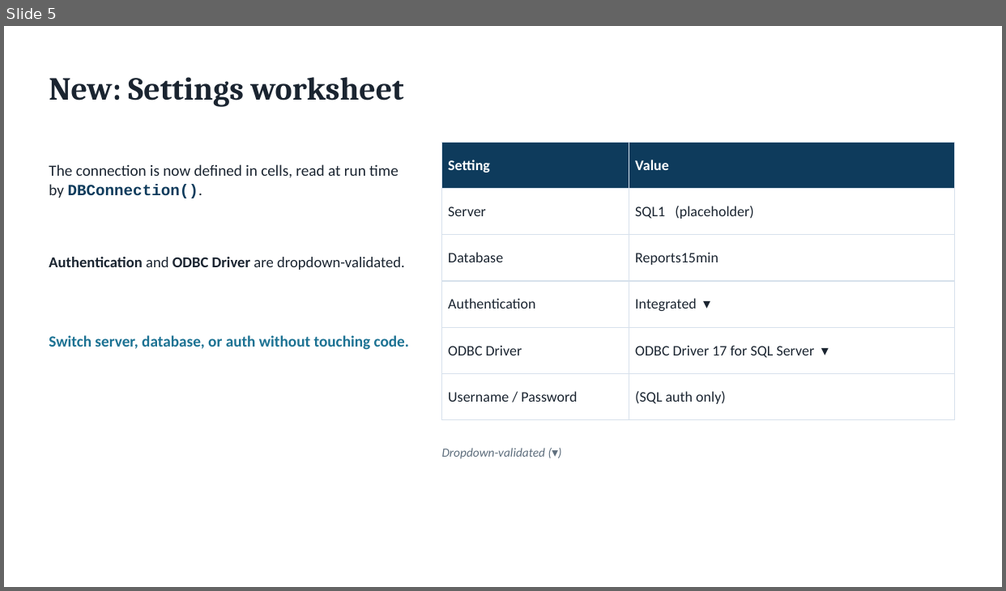
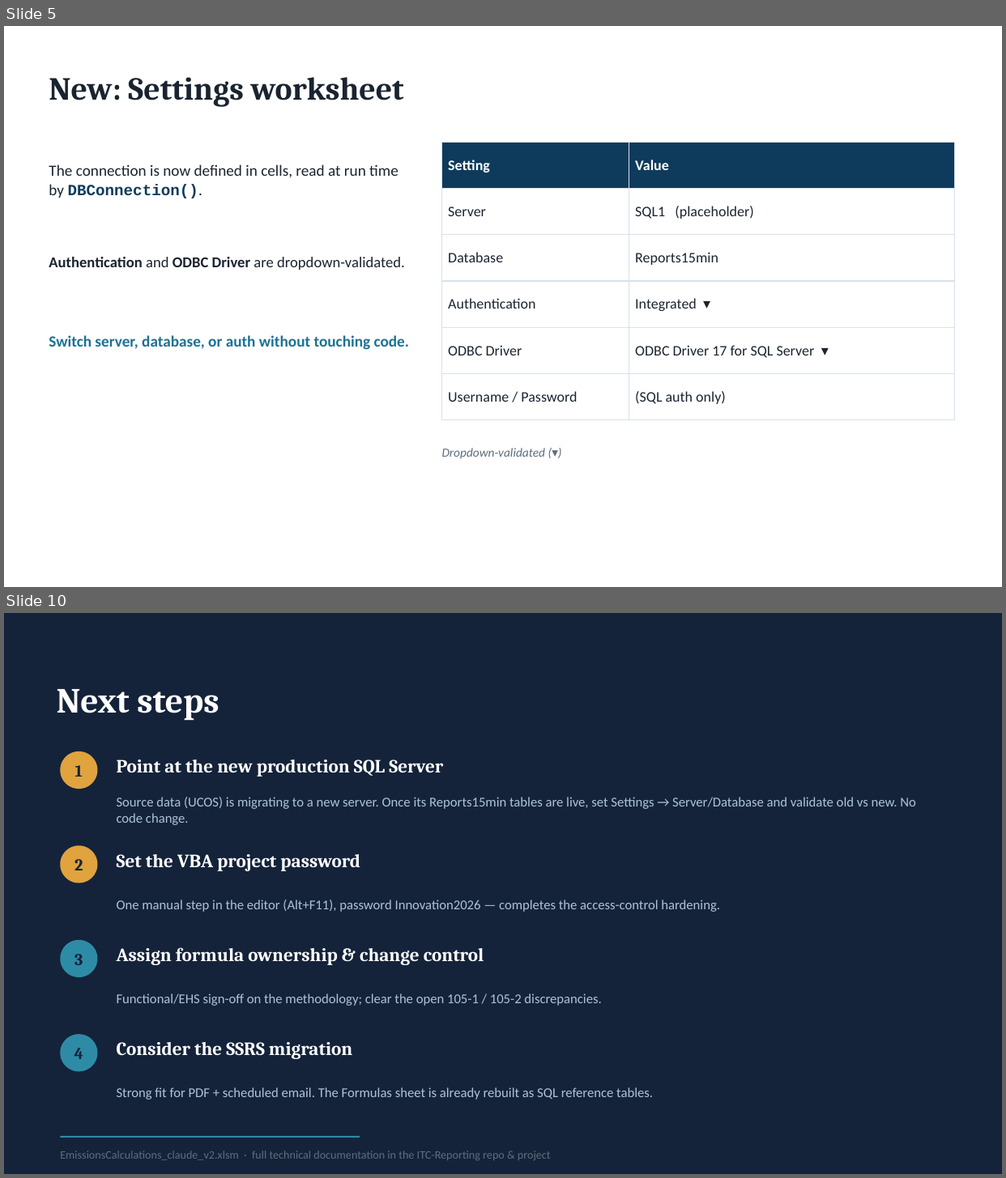
Before and after one commit to peter-computing/ITC-Reporting, a slide deck: EHS-HRVOC/slides/EmissionsCalculations_Functional_Changes.pptx. Shown one above the other, each under a label of ours: slide 5 before the commit, slides 5 and 10 after it; the slides between them are not shown. The pictures are 1006x591 and 1006x1178 pixels, drawn with LibreOffice and Linux fonts; fonts in the diff are those of the drawing. Boxes give left, top, right and bottom in pixels: in the first picture for what was removed or moved away, otherwise in the second. Text is boxed around its words. In the diff, an @@ line names an element or a change of style, - is before the commit and + after.

```diff
--- a/EHS-HRVOC/slides/EmissionsCalculations_Functional_Changes.pptx
+++ b/EHS-HRVOC/slides/EmissionsCalculations_Functional_Changes.pptx
@@ slide 10 added at box(4, 613, 1002, 1174), background #14233A @@
@@ text added at box(57, 689, 219, 721), 34 pt, text #FFFFFF, bold @@
+Next steps
@@ ellipse added at box(60, 752, 98, 789), fill #E0A33E @@
@@ text added at box(75, 765, 83, 777), 16 pt, text #14233A, bold @@
+1
@@ text added at box(117, 760, 443, 777), 18 pt, text #FFFFFF, bold @@
+Point at the new production SQL Server
@@ text added at box(117, 797, 916, 825), 13 pt, text #AEC3D6 @@
+Source data (UCOS) is migrating to a new server. Once its Reports15min tables are live, set Settings → Server/Database and validate old vs new. No code change.
@@ ellipse added at box(60, 845, 98, 884), fill #E0A33E @@
@@ text added at box(117, 854, 360, 871), 18 pt, text #FFFFFF, bold @@
+Set the VBA project password
@@ text added at box(74, 859, 83, 871), 16 pt, text #14233A, bold @@
+2
@@ text added at box(117, 900, 720, 912), 13 pt, text #AEC3D6 @@
+One manual step in the editor (Alt+F11), password Innovation2026 — completes the access-control hardening.
@@ ellipse added at box(60, 940, 98, 977), fill #2E8BA6 @@
@@ text added at box(117, 948, 484, 965), 18 pt, text #FFFFFF, bold @@
+Assign formula ownership & change control
@@ text added at box(74, 954, 83, 965), 16 pt, text #14233A, bold @@
+3
@@ text added at box(117, 994, 601, 1006), 13 pt, text #AEC3D6 @@
+Functional/EHS sign-off on the methodology; clear the open 105-1 / 105-2 discrepancies.
@@ ellipse added at box(60, 1034, 98, 1072), fill #2E8BA6 @@
@@ text added at box(74, 1048, 83, 1059), 16 pt, text #14233A, bold @@
+4
@@ text added at box(117, 1042, 352, 1059), 18 pt, text #FFFFFF, bold @@
+Consider the SSRS migration
@@ text added at box(117, 1088, 653, 1100), 13 pt, text #AEC3D6 @@
+Strong fit for PDF + scheduled email. The Formulas sheet is already rebuilt as SQL reference tables.
@@ line added from (60, 1137) to (360, 1137), #2E8BA6 1.5 pt @@
@@ text added at box(60, 1151, 551, 1161), 11 pt, text #5E6E7D @@
+EmissionsCalculations_claude_v2.xlsm · full technical documentation in the ITC-Reporting repo & project
```
Also in this commit, not shown: 5 slides changed, 2 other slides added, 1 slide removed, 1 other file.
